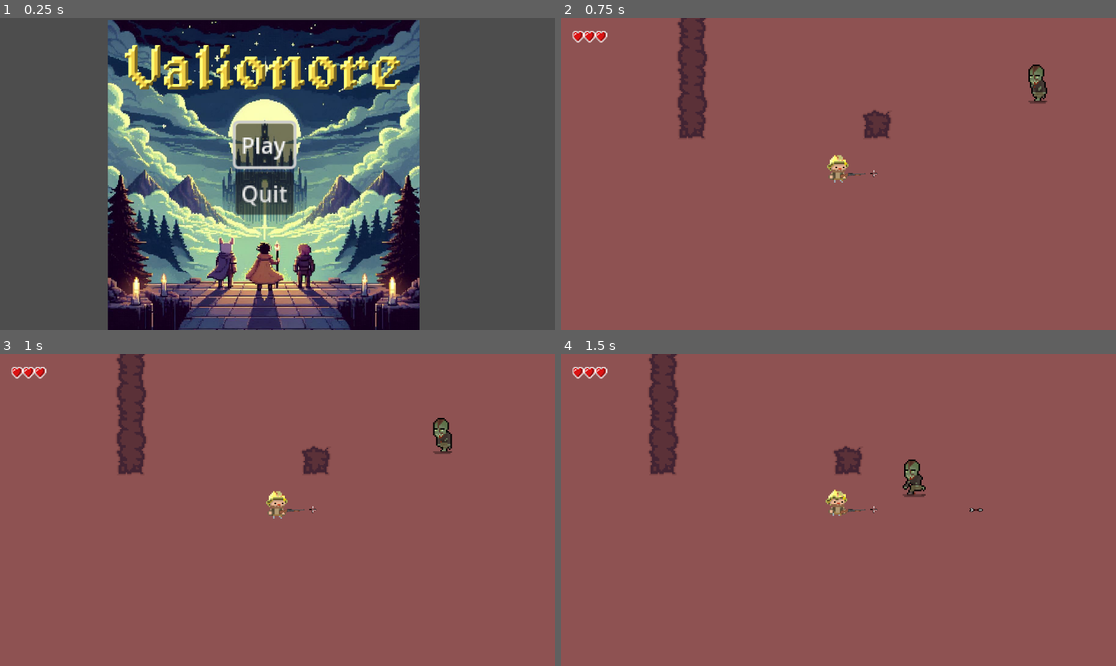
Above: before the commit, frames 1-4 (two rows, left to right).
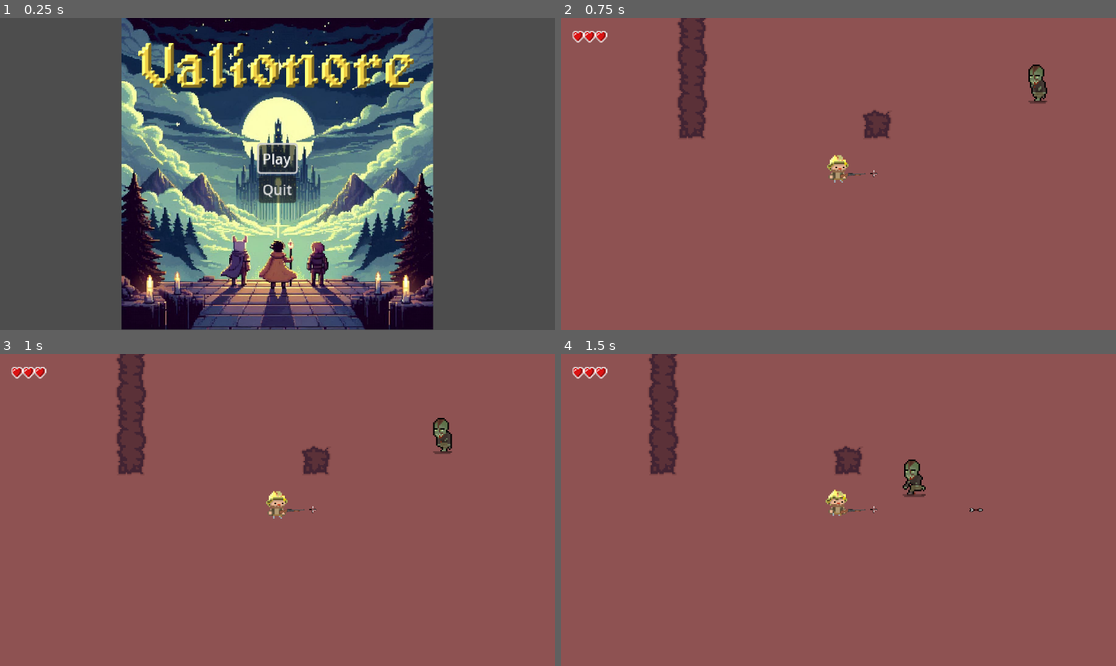
Above: after the commit, the same moments.

Repository: crazycoyotte/Valionore
Game: Godot game, scene res://scenes/main_menu.tscn
Same seed, same stepped clock (60 frames per second), same inputs: the game is played once before the commit and once after it.
Inputs (mouse positions are in pixels of both pictures, inside the frame that each line leads up to):
- Up to frame 1 (0.25 s): no input
- Up to frame 2 (0.75 s): click "Play" at 0.5 s
- Up to frame 3 (1 s): no input
- Up to frame 4 (1.5 s): move the mouse to (960, 494) at 1.27 s; hold D (move_right) from 1.28 s (still down); click (960, 494) at 1.35 s

The runs differ from the first frame. In frame 1, 38% of the frame differs, in the area x 19-79%, y 0-100%; in frame 2, nothing differs; in frame 3, nothing differs; in frame 4, nothing differs.

Commit message:
Centrage sprite et boutons dans MainMenu

Diff:
--- a/scenes/main_menu.tscn
+++ b/scenes/main_menu.tscn
@@ -14,29 +14,30 @@
 script = ExtResource("1_ud4hl")
 
 [node name="Sprite2D" type="Sprite2D" parent="."]
-position = Vector2(548, 328)
+position = Vector2(576, 324)
 scale = Vector2(0.631836, 0.631836)
 texture = ExtResource("2_kllvl")
 
-[node name="MarginContainer" type="MarginContainer" parent="."]
-layout_mode = 0
-offset_left = 489.0
-offset_top = 219.0
-offset_right = 531.0
-offset_bottom = 285.0
-scale = Vector2(2.87148, 2.87148)
+[node name="MarginContainer" type="MarginContainer" parent="Sprite2D"]
+offset_left = -60.9
+offset_top = -95.7
+offset_right = -18.9
+offset_bottom = -29.7
+scale = Vector2(2.9, 2.9)
 
-[node name="VBoxContainer" type="VBoxContainer" parent="MarginContainer"]
+[node name="VBoxContainer" type="VBoxContainer" parent="Sprite2D/MarginContainer"]
 layout_mode = 2
 
-[node name="Play" type="Button" parent="MarginContainer/VBoxContainer"]
+[node name="Play" type="Button" parent="Sprite2D/MarginContainer/VBoxContainer"]
 layout_mode = 2
 text = "Play"
 script = ExtResource("3_bynqo")
 
-[node name="Quit" type="Button" parent="MarginContainer/VBoxContainer"]
+[node name="Quit" type="Button" parent="Sprite2D/MarginContainer/VBoxContainer"]
 layout_mode = 2
 text = "Quit"
 
-[connection signal="pressed" from="MarginContainer/VBoxContainer/Play" to="." method="_on_play_pressed"]
-[connection signal="pressed" from="MarginContainer/VBoxContainer/Quit" to="." method="_on_quit_pressed"]
+[node name="Camera2D" type="Camera2D" parent="Sprite2D"]
+
+[connection signal="pressed" from="Sprite2D/MarginContainer/VBoxContainer/Play" to="." method="_on_play_pressed"]
+[connection signal="pressed" from="Sprite2D/MarginContainer/VBoxContainer/Quit" to="." method="_on_quit_pressed"]
--- a/scripts/MainMenu.gd
+++ b/scripts/MainMenu.gd
@@ -1,9 +1,15 @@
 extends Control
+
+var MainMenusizex = $".".position.x
+var MainMenusizey = $".".size
+
+func _ready():
+	print(MainMenusizex)
+	print(MainMenusizey)
 
 
 func _on_play_pressed():
 	get_tree().change_scene_to_file("res://scenes/game.tscn")
 
-
 func _on_quit_pressed():
 	get_tree().quit()
